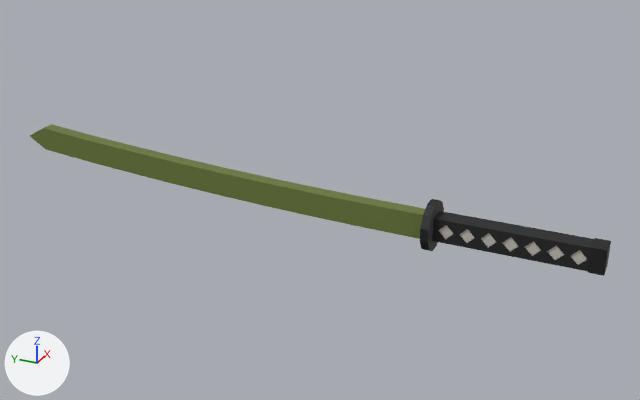
What one commit did to the FBX model art/anim/guns/Katana.fbx.
Before and after are seen from a camera (50 mm lens) standing at (-4.71, -0.83, 2.38) and looking at (0.08, 1.33, -0.01). Arrows for +X, +Y and +Z are at lower left; the lights stay in place. The picture after the commit comes second.

The first picture shows 'Kashira', 'Saya', 'Tsuba', 'Tsuka', 'Wrap'.
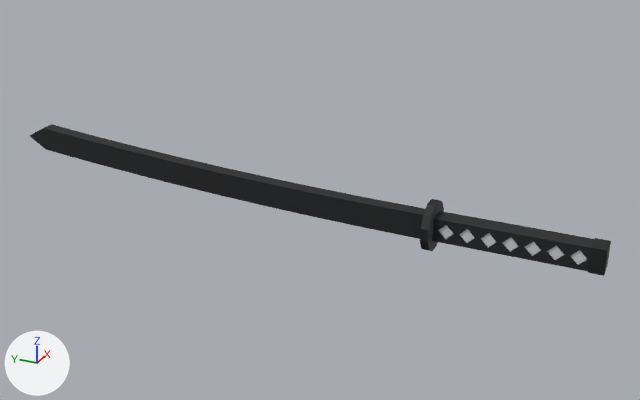
The change in detail:
me_saya has 42 vertices, 80 faces and spans x -0.05..0.05, y 0.0..3.04, z -0.09..0.21.
me_saya no longer uses material mat_gun_olive (dark green #6b7a3a).
me_saya gains material mat_gun_polymer (black #1c1d1f).

Changed parts and their boxes (x1, y1, x2, y2) in the pictures (640 x 400 px):
'Saya', recoloured (dark green to black): (30, 124, 425, 239) in both
